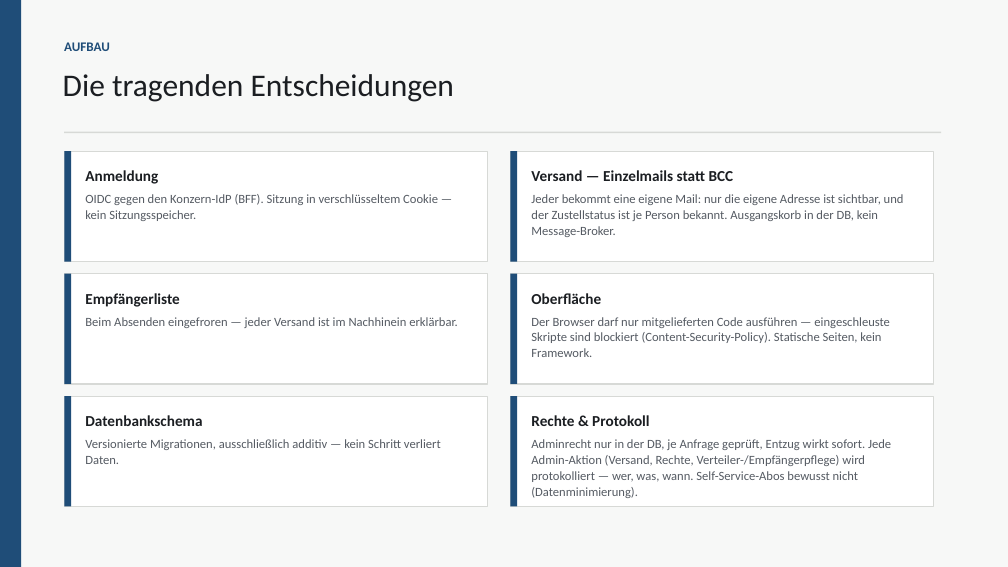
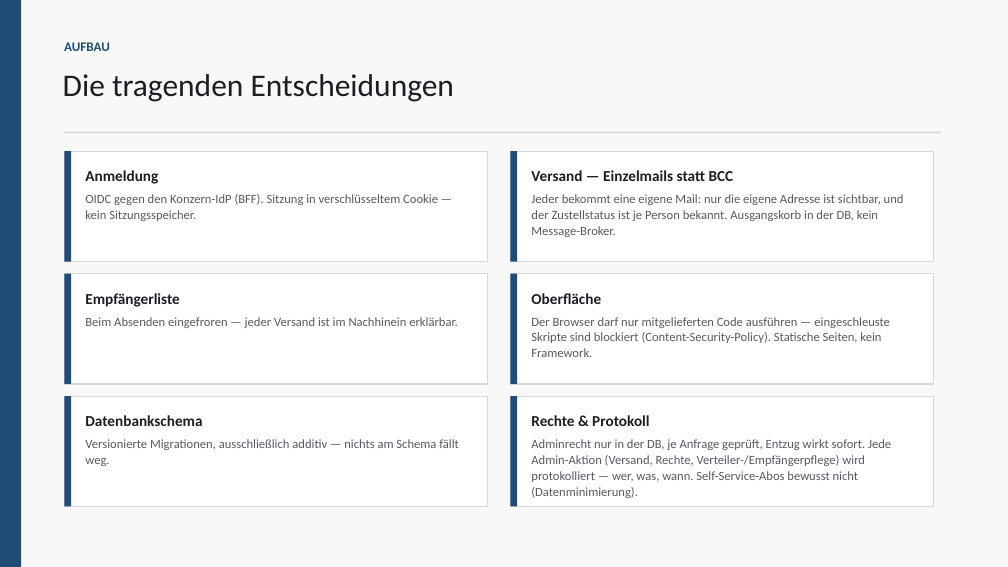
Before and after one commit to NeoAsylum/kundeninfo_newsletter, a slide deck: slide 5 of docs/governance/Stoerungsinfos-BlueZone.pptx. Drawn at 1008x567 pixels with LibreOffice and Linux fonts; fonts in the diff are those of the drawing. Boxes give left, top, right and bottom in pixels: in the first picture for what was removed or moved away, otherwise in the second. Text is boxed around its words. In the diff, an @@ line names an element or a change of style, - is before the commit and + after.

```diff
--- a/docs/governance/Stoerungsinfos-BlueZone.pptx
+++ b/docs/governance/Stoerungsinfos-BlueZone.pptx
@@ text at (85,439,459,466): text changed @@
-Versionierte Migrationen, ausschließlich additiv — kein Schritt verliert Daten.
+Versionierte Migrationen, ausschließlich additiv — nichts am Schema fällt weg.
```
Also in this commit, not shown: 7 other slides changed, 6 other files.
